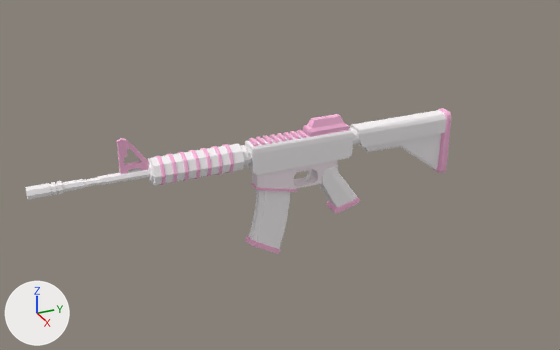
The OBJ model assets/meshes/guns/AssaultRifle2_1.obj as it was, and as the next commit left it.
Before and after are seen from a camera (50 mm lens) standing at (8.11, -3.36, 4.2) and looking at (-0.13, 0.35, 0.08). The lights are fixed; the arrows at lower left show +X, +Y and +Z. The first picture is the older version. Where no turn or scale is listed for an object, it has been applied to the vertices.

The older version as bpy lines, for what is in view:
```python
me_body = bpy.data.meshes.new('Body')
me_body.from_pydata(...)  # 565 vertices, 952 faces; spans x -0.17..0.17, y -2.75..2.68, z -0.88..0.66
me_body.materials.append(mat_pinkwhite)  # white #fffbfd
me_grip = bpy.data.meshes.new('Grip')
me_grip.from_pydata(...)  # 528 vertices, 830 faces; spans x -0.18..0.18, y -1.71..2.75, z -0.95..0.95
me_grip.materials.append(mat_bubblegum)  # pink #ffbde0
me_panel = bpy.data.meshes.new('Panel')
me_panel.from_pydata(...)  # 82 vertices, 148 faces; spans x -0.102..0.106, y -0.058..1.152, z -0.043..0.306
me_panel.materials.append(mat_blush)  # white #fff2f8
ob_body = bpy.data.objects.new('Body', me_body)
ob_body.location = (0.0, 0.0, 0.0)
ob_grip = bpy.data.objects.new('Grip', me_grip)
ob_grip.location = (0.0, 0.0, 0.0)
ob_panel = bpy.data.objects.new('Panel', me_panel)
ob_panel.location = (0.0, 0.0, 0.0)
```
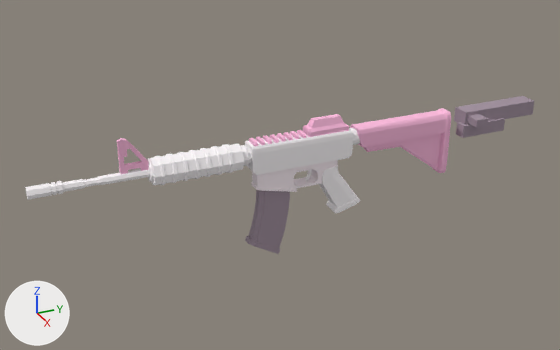
Pixel boxes (x1, y1, x2, y2) of what changed, in the pictures (560 x 350 px):
'Mag', added
    after: (245, 190, 290, 254)
'Bolt', added
    after: (454, 96, 534, 127)
'Hardware', added
    after: (456, 118, 505, 138)
part 1 of me_body, deleted
    before: (350, 110, 446, 170)
part 2 of me_body, deleted
    before: (249, 190, 290, 249)
part 3 of me_body, added
    after: (154, 144, 234, 185)
part 4 of me_body, added
    after: (326, 197, 360, 213)
part 5 of me_grip, deleted
    before: (154, 144, 360, 254)
part 6 of me_grip, added (pink)
    after: (350, 110, 446, 170)

Patch to the scene script:
```diff
--- a/assets/meshes/guns/AssaultRifle2_1.obj.py
+++ b/assets/meshes/guns/AssaultRifle2_1.obj.py
@@ mat_plumdark @@
+mat_plumdark = principled_material('PlumDark')
+mat_plumdark.base_color = (0.361, 0.282, 0.345)  # grey #a2919f
+mat_plumdark.roughness = 1.0
@@ me_body @@
 # used by ob_body; location = (0.0, 0.0, 0.0)
-me_body.from_pydata(...)  # 565 vertices, 952 faces; spans x -0.17..0.17, y -2.75..2.68, z -0.88..0.66
+me_body.from_pydata(...)  # 600 vertices, 1174 faces; spans x -0.18..0.18, y -2.75..1.47, z -0.5..0.68
+# me_body part 1: the loose piece of 49 vertices spanning x -0.11..0.11, y 1.33..2.68, z -0.21..0.63 is deleted
+# me_body part 2: the loose piece of 48 vertices spanning x -0.06..0.06, y -0.14..0.4, z -0.88..0.2 is deleted
+# me_body part 3: 112 vertices added at x -0.18..0.18, y -1.26..-0.39, z 0.31..0.68
+# me_body part 4: 20 vertices added at x -0.12..0.13, y 1.02..1.43, z -0.5..-0.35
 me_body.materials.append(mat_pinkwhite)
@@ me_grip @@
 # used by ob_grip; location = (0.0, 0.0, 0.0)
-me_grip.from_pydata(...)  # 528 vertices, 830 faces; spans x -0.18..0.18, y -1.71..2.75, z -0.95..0.95
+me_grip.from_pydata(...)  # 259 vertices, 456 faces; spans x -0.12..0.12, y -1.71..2.75, z -0.24..0.95
+# me_grip part 5: 11 loose pieces with 302 vertices, spanning x -0.18..0.18, y -1.27..1.43, z -0.95..0.68, are deleted
+# me_grip part 6
+# 28 vertices are added at x -0.11..0.11, y 1.33..2.02, z 0.25..0.63
+# 5 new vertices lie (0.0, -0.65, 0.0) away from vertices in x -0.11..0.11, y 2.67, z 0.37..0.63
+# 80 new faces join them
 me_grip.materials.append(mat_bubblegum)
@@ me_mag @@
+me_mag.from_pydata(...)  # 64 vertices, 124 faces; spans x -0.07..0.07, y -0.183..0.401, z -0.953..0.198
+me_mag.materials.append(mat_plumdark)  # grey #a2919f
@@ me_hardware @@
+me_hardware.from_pydata(...)  # a box spanning x 0.02..0.176, y 2.93..3.62, z 0.275..0.445
+me_hardware.materials.append(mat_plumdark)  # grey #a2919f
@@ me_bolt @@
+me_bolt.from_pydata(...)  # a box spanning x -0.116..0.124, y 2.98..4.15, z 0.415..0.615; a box spanning x 0.084..0.324, y 3.02..3.2, z 0.465..0.565
+me_bolt.materials.append(mat_plumdark)  # grey #a2919f
@@ ob_mag @@
+ob_mag = bpy.data.objects.new('Mag', me_mag)
+ob_mag.location = (0.0, 0.0, 0.0)
@@ ob_hardware @@
+ob_hardware = bpy.data.objects.new('Hardware', me_hardware)
+ob_hardware.location = (0.0, 0.0, 0.0)
@@ ob_bolt @@
+ob_bolt = bpy.data.objects.new('Bolt', me_bolt)
+ob_bolt.location = (0.0, 0.0, 0.0)
```
